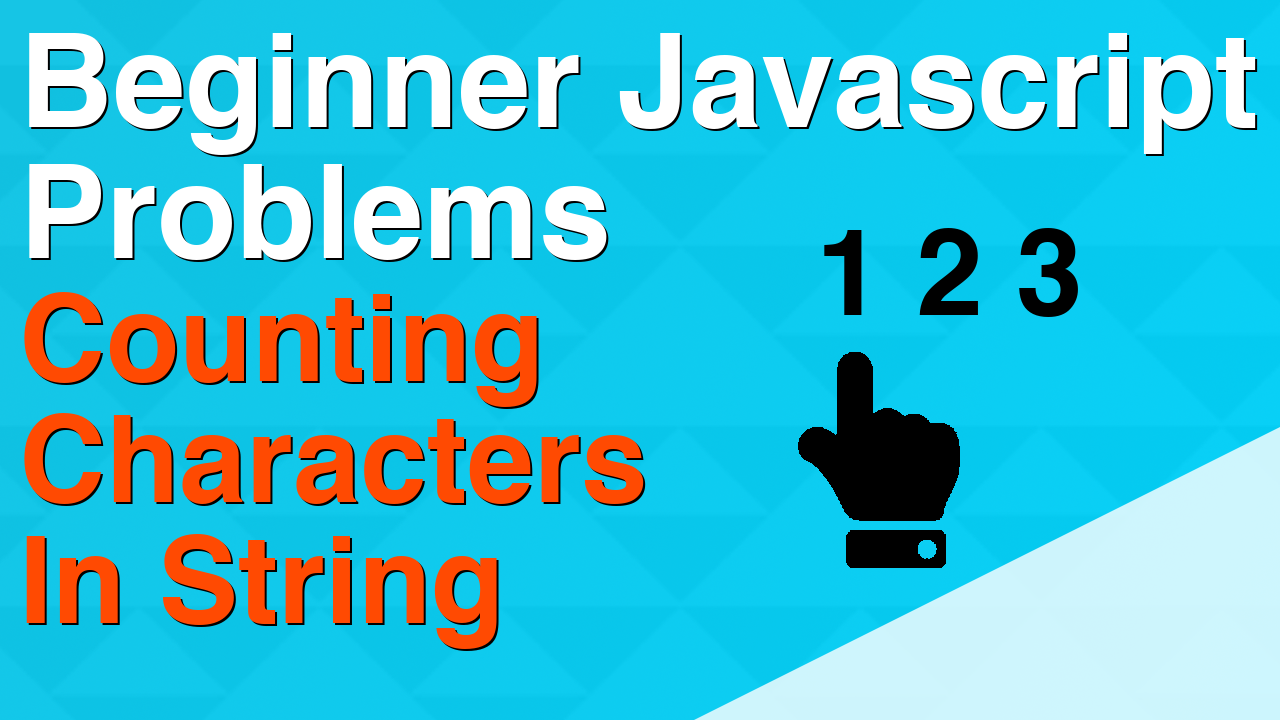
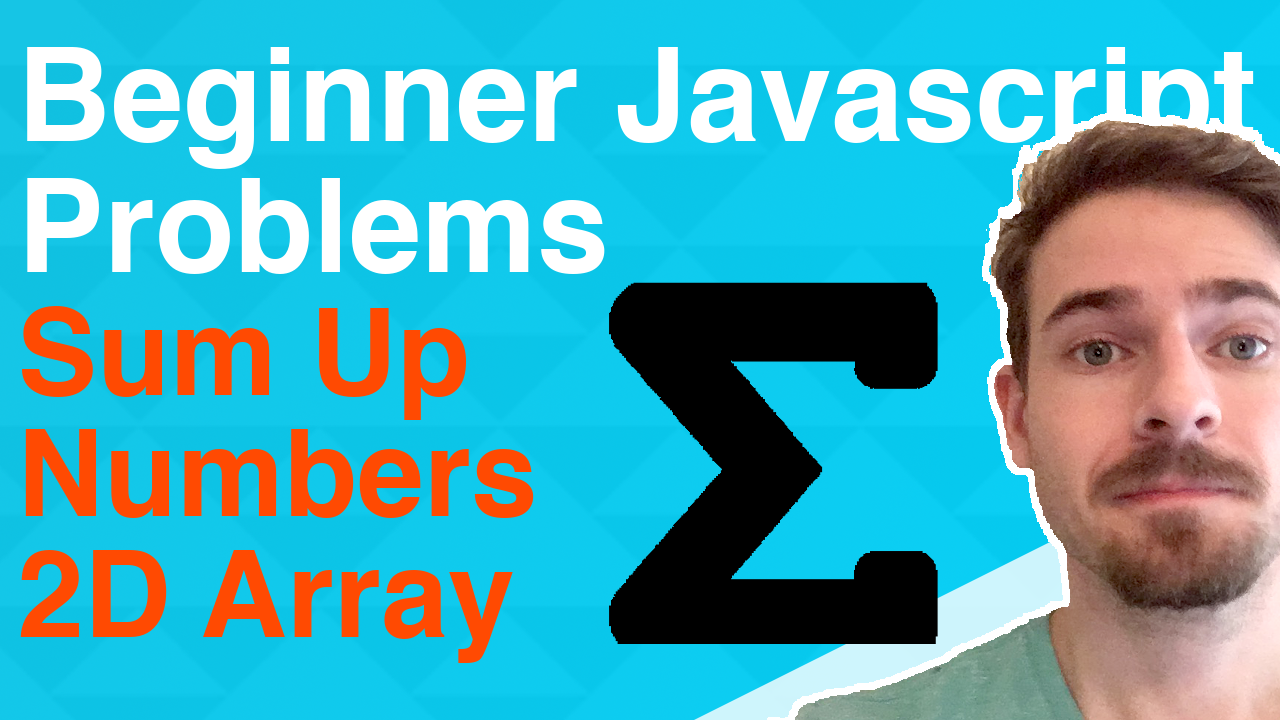
Layers edited between the first and the second w=1280, h=720 image:
removed layer "Pasted Layer" over [left=798, top=352, right=960, bottom=568]
renamed "1 2 3" to "IMG_5285.JPG", painted on it over [left=767, top=109, right=1280, bottom=720]
renamed "Beginner Javascript ... #1" to "Beginner Javascript ...", painted on it over [left=20, top=33, right=1256, bottom=663]
renamed "Beginner Javascript ..." to "Transformation #1", painted on it over [left=26, top=35, right=1258, bottom=651]
